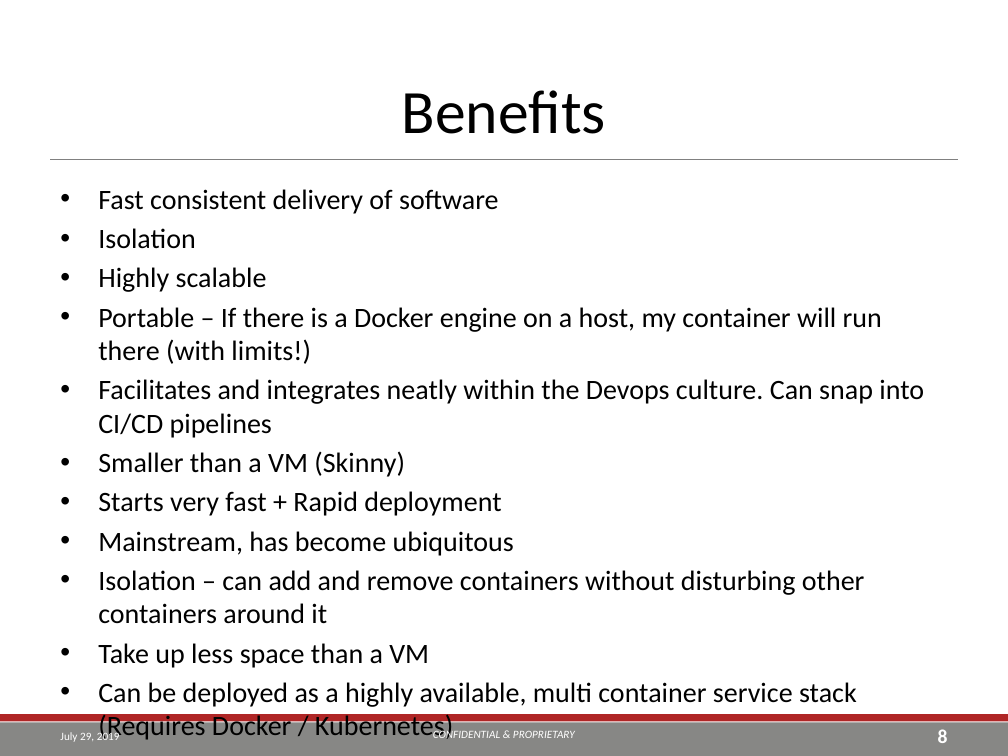
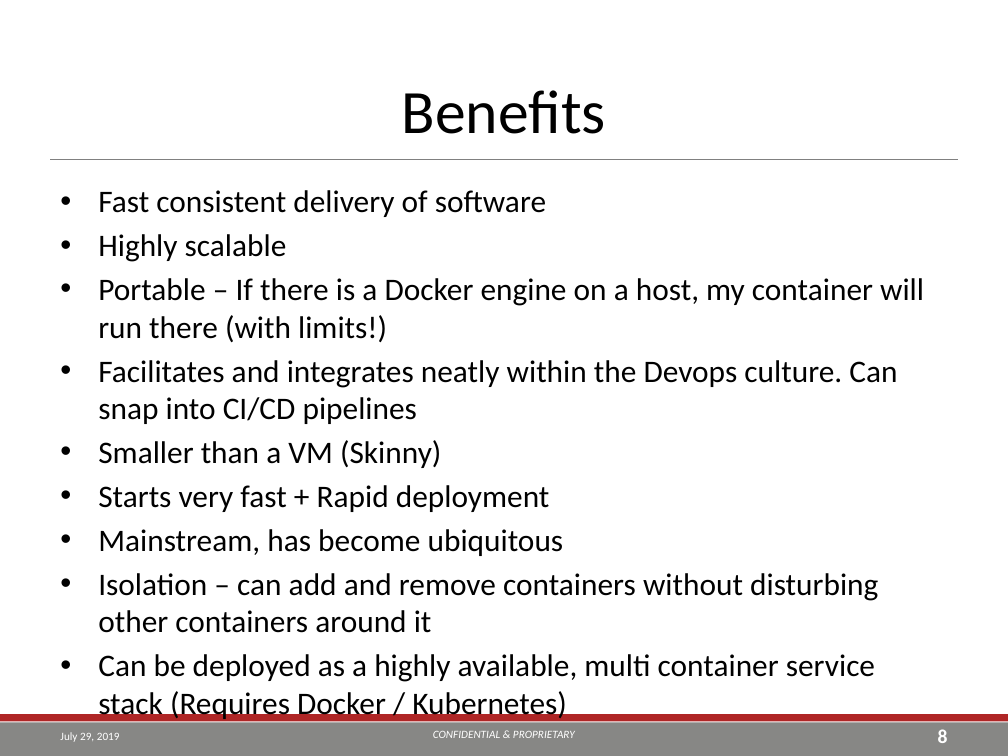
Before and after one commit to zoenurel/Containers-Temp, a slide deck: slide 8 of LunchNLearn1-Intro/Powerpoint/Docker-Intro.pptx. Drawn at 1008x756 pixels with LibreOffice and Linux fonts; fonts in the diff are those of the drawing; background and template pictures are left out. Boxes give left, top, right and bottom in pixels: in the first picture for what was removed or moved away, otherwise in the second. Text is boxed around its words. In the diff, an @@ line names an element or a change of style, - is before the commit and + after.

Commit message:
Modified powerpoint

```diff
--- a/LunchNLearn1-Intro/Powerpoint/Docker-Intro.pptx
+++ b/LunchNLearn1-Intro/Powerpoint/Docker-Intro.pptx
@@ text "Fast consistent delivery of software" at box(98, 190, 924, 682): size 20 to 22.4 pt @@
@@ text at box(98, 228, 196, 249): paragraph removed @@
-• Isolation
@@ text at box(98, 643, 429, 668): paragraph removed @@
-• Take up less space than a VM
```
